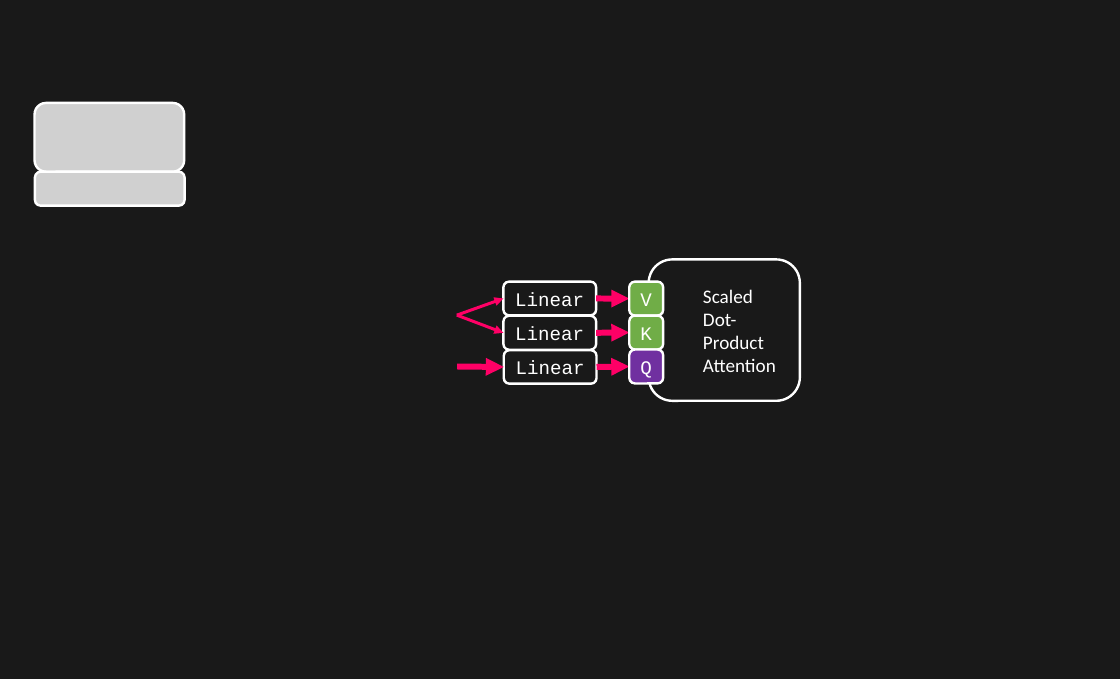
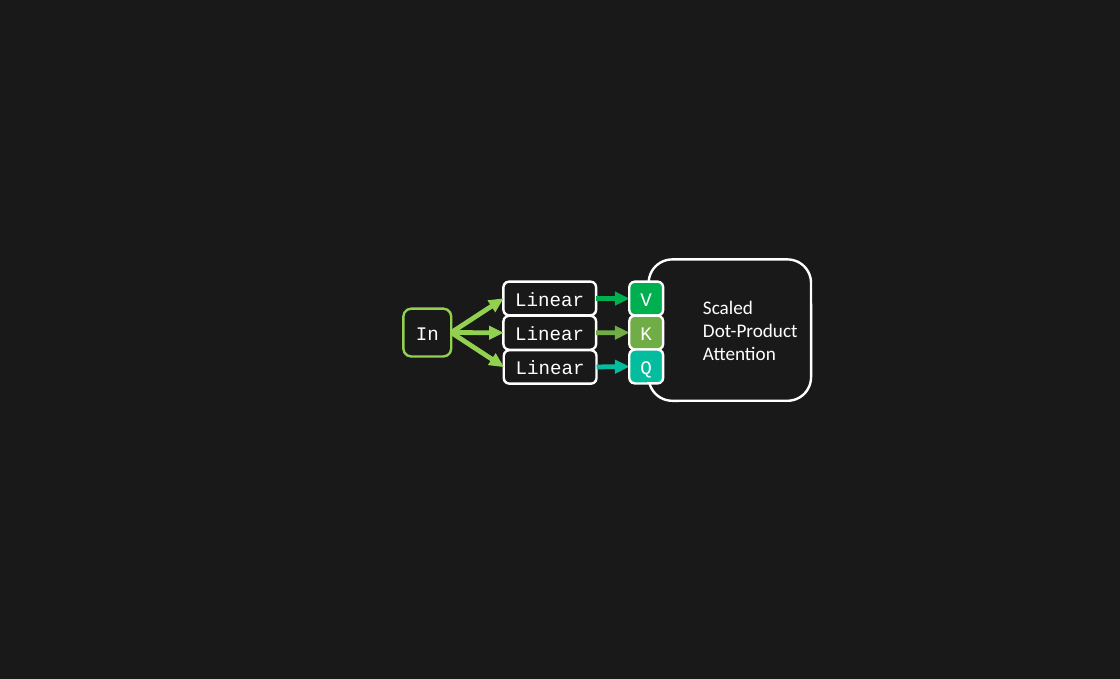
Before and after one commit to toonnyy8/PPT, a slide deck: slide 16 of Attention-is-all-you-need/image.pptx (slide 19 before the commit). Drawn at 1120x679 pixels with LibreOffice and Linux fonts; fonts in the diff are those of the drawing; grey boxes stand for pictures. Boxes give left, top, right and bottom in pixels: in the first picture for what was removed or moved away, otherwise in the second. Text is boxed around its words. In the diff, an @@ line names an element or a change of style, - is before the commit and + after.

```diff
--- a/Attention-is-all-you-need/image.pptx
+++ b/Attention-is-all-you-need/image.pptx
@@ picture removed at box(34, 103, 184, 172) @@
@@ picture removed at box(35, 172, 185, 206) @@
@@ rounded rectangle "Scaled Dot-Product Attention": place and size @@
-rounded rectangle "Scaled Dot-Product Attention" at box(649, 260, 800, 401)
+rounded rectangle "Scaled Dot-Product Attention" at box(649, 260, 811, 401)
@@ arrow moved from (457, 315) - (504, 298) to (451, 332) - (504, 298) @@
@@ arrow (451, 332) - (504, 298): stroke #FF0066 5 pt to #92D050 8 pt @@
@@ arrow (596, 298) - (629, 299): stroke #FF0066 10 pt to #00B050 8 pt @@
@@ rounded rectangle "V" at box(629, 282, 663, 316): fill #70AD47 to #00B050 @@
@@ rounded rectangle added at box(404, 309, 451, 357), outline #92D050 4 pt, 32 pt, text #FFFFFF @@
+In
@@ text in rounded rectangle at box(703, 300, 798, 360): text changed @@
-  Scaled
-  Dot-Product Attention
+  Scaled
+  Dot-Product Attention
@@ arrow moved from (457, 315) - (504, 333) to (451, 332) - (504, 333) @@
@@ arrow (451, 332) - (504, 333): stroke #FF0066 5 pt to #92D050 8 pt @@
@@ arrow moved from (457, 366) - (504, 367) to (451, 332) - (504, 367) @@
@@ arrow (451, 332) - (504, 367): stroke #FF0066 10 pt to #92D050 8 pt @@
@@ arrow (596, 333) - (629, 332): stroke #FF0066 10 pt to #70AD47 8 pt @@
@@ rounded rectangle "Q" at box(629, 350, 663, 384): fill #7030A0 to #03BD9E @@
@@ arrow (597, 367) - (629, 366): stroke #FF0066 10 pt to #03BD9E 8 pt @@
```
Also in this commit, not shown: 6 other slides changed, 6 slides added, 16 other files.
